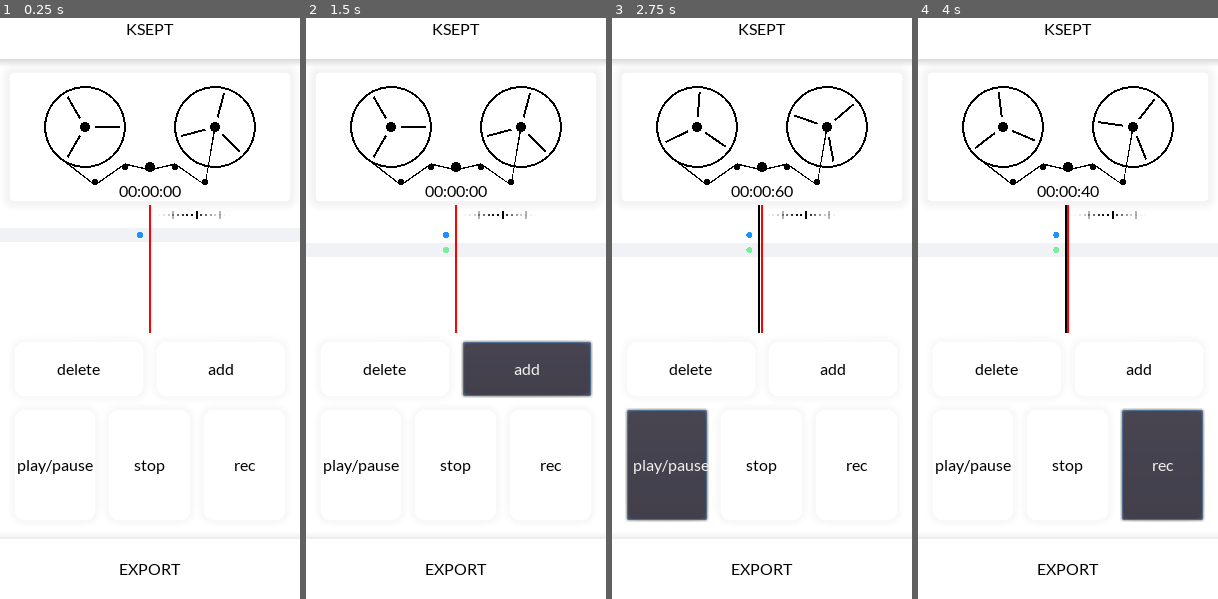
Above: before the commit, frames 1-4 (left to right).
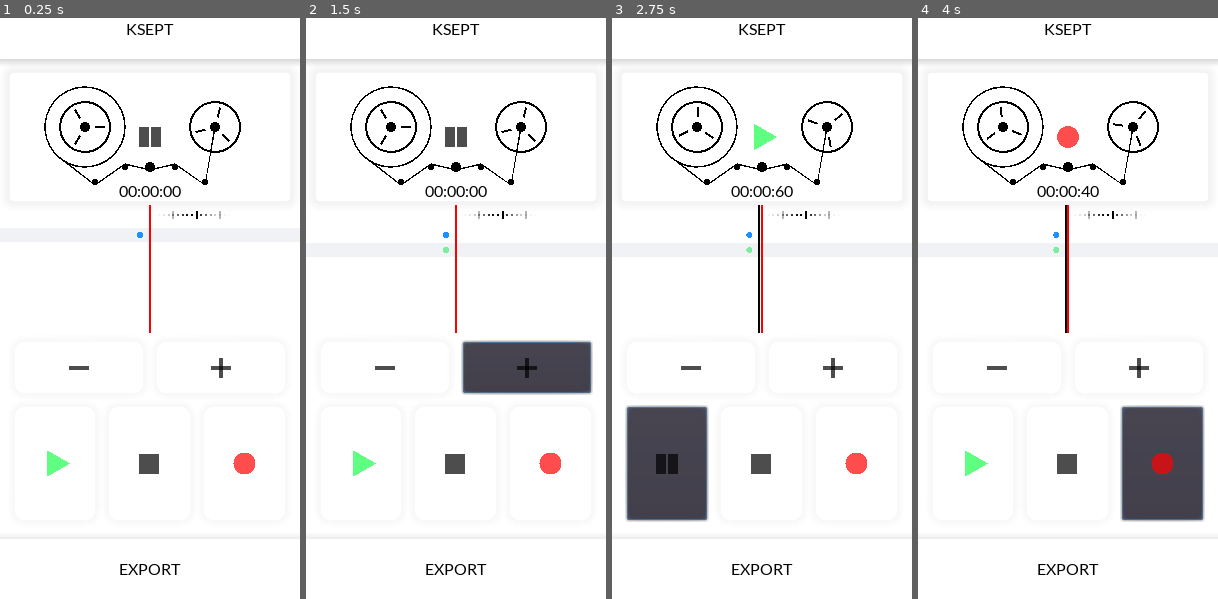
Above: after the commit, the same moments.

Repository: kahagino/ksept_recorder
Game: Godot game, scene res://scenes/main.tscn
The game is run twice, just before and just after one commit, with the same random seed, the same clock (stepped at 60 frames per second) and the same inputs.
Inputs (mouse positions are in pixels of both pictures, inside the frame that each line leads up to):
- Up to frame 1 (0.25 s): no input
- Up to frame 2 (1.5 s): click (384, 366) at 0.52 s; click (528, 366) at 1.25 s, where only the run before the commit has a clickable "add"
- Up to frame 3 (2.75 s): click (666, 465) at 2 s, where only the run before the commit has a clickable "play/pause"
- Up to frame 4 (4 s): click (1068, 465) at 2.75 s, where only the run before the commit has a clickable "stop"; click (1161, 465) at 3.5 s, where only the run before the commit has a clickable "rec"

The runs differ from the first frame. In frame 1, 2.1% of the frame differs, in the area x 6-86%, y 11-79%; in frame 2, 2.6%, in the area x 6-96%, y 11-79%; in frame 3, 2.4%; in frame 4, 2.4%.

Commit message:
🎨 added state ui drawn icon

Diff:
--- a/scenes/main.tscn
+++ b/scenes/main.tscn
@@ -113,12 +113,6 @@
 size_flags_vertical = 8
 text = "00:00:00"
 
-[node name="AnimationTimer" type="Timer" parent="VBoxContainer/Editor/VBoxContainer/TracksEditor/VBoxContainer/K7Panel"]
-wait_time = 0.4
-
-[node name="Line2D" type="Line2D" parent="VBoxContainer/Editor/VBoxContainer/TracksEditor/VBoxContainer/K7Panel"]
-points = PoolVector2Array( 0, 0 )
-
 [node name="TracksUI" type="MarginContainer" parent="VBoxContainer/Editor/VBoxContainer/TracksEditor/VBoxContainer"]
 margin_top = 132.0
 margin_right = 280.0
@@ -126,12 +120,6 @@
 size_flags_horizontal = 3
 size_flags_vertical = 3
 script = ExtResource( 5 )
-
-[node name="HSeparator" type="HSeparator" parent="VBoxContainer/Editor/VBoxContainer/TracksEditor/VBoxContainer"]
-visible = false
-margin_top = 256.0
-margin_right = 280.0
-margin_bottom = 260.0
 
 [node name="EditorMenu" type="MarginContainer" parent="VBoxContainer/Editor/VBoxContainer"]
 margin_top = 264.0
@@ -143,46 +131,46 @@
 margin_right = 280.0
 margin_bottom = 188.0
 
-[node name="HBoxContainer" type="HBoxContainer" parent="VBoxContainer/Editor/VBoxContainer/EditorMenu/VBoxContainer"]
+[node name="TrackButtons" type="HBoxContainer" parent="VBoxContainer/Editor/VBoxContainer/EditorMenu/VBoxContainer"]
 margin_right = 280.0
-margin_bottom = 64.0
+margin_bottom = 61.0
 size_flags_vertical = 3
 
-[node name="DeleteButton" parent="VBoxContainer/Editor/VBoxContainer/EditorMenu/VBoxContainer/HBoxContainer" instance=ExtResource( 3 )]
-margin_bottom = 64.0
-button_text = "delete"
+[node name="DeleteButton" parent="VBoxContainer/Editor/VBoxContainer/EditorMenu/VBoxContainer/TrackButtons" instance=ExtResource( 3 )]
+margin_bottom = 61.0
+button_text = "-"
 button_type = 4
 
-[node name="AddButton" parent="VBoxContainer/Editor/VBoxContainer/EditorMenu/VBoxContainer/HBoxContainer" instance=ExtResource( 3 )]
+[node name="AddButton" parent="VBoxContainer/Editor/VBoxContainer/EditorMenu/VBoxContainer/TrackButtons" instance=ExtResource( 3 )]
 margin_left = 142.0
 margin_right = 280.0
-margin_bottom = 64.0
-button_text = "add"
+margin_bottom = 61.0
+button_text = "+"
 button_type = 3
 
-[node name="HBoxContainer2" type="HBoxContainer" parent="VBoxContainer/Editor/VBoxContainer/EditorMenu/VBoxContainer"]
-margin_top = 68.0
+[node name="ActionButtons" type="HBoxContainer" parent="VBoxContainer/Editor/VBoxContainer/EditorMenu/VBoxContainer"]
+margin_top = 65.0
 margin_right = 280.0
 margin_bottom = 188.0
-rect_min_size = Vector2( 0, 120 )
 size_flags_vertical = 3
+size_flags_stretch_ratio = 2.0
 
-[node name="PlayPauseButton" parent="VBoxContainer/Editor/VBoxContainer/EditorMenu/VBoxContainer/HBoxContainer2" instance=ExtResource( 3 )]
+[node name="PlayPauseButton" parent="VBoxContainer/Editor/VBoxContainer/EditorMenu/VBoxContainer/ActionButtons" instance=ExtResource( 3 )]
 margin_right = 90.0
-margin_bottom = 120.0
+margin_bottom = 123.0
 button_text = "play/pause"
 
-[node name="StopButton" parent="VBoxContainer/Editor/VBoxContainer/EditorMenu/VBoxContainer/HBoxContainer2" instance=ExtResource( 3 )]
+[node name="StopButton" parent="VBoxContainer/Editor/VBoxContainer/EditorMenu/VBoxContainer/ActionButtons" instance=ExtResource( 3 )]
 margin_left = 94.0
 margin_right = 185.0
-margin_bottom = 120.0
+margin_bottom = 123.0
 button_text = "stop"
 button_type = 1
 
-[node name="RecordButton" parent="VBoxContainer/Editor/VBoxContainer/EditorMenu/VBoxContainer/HBoxContainer2" instance=ExtResource( 3 )]
+[node name="RecordButton" parent="VBoxContainer/Editor/VBoxContainer/EditorMenu/VBoxContainer/ActionButtons" instance=ExtResource( 3 )]
 margin_left = 189.0
 margin_right = 280.0
-margin_bottom = 120.0
+margin_bottom = 123.0
 button_text = "rec"
 button_type = 2
 
@@ -193,7 +181,7 @@
 rect_min_size = Vector2( 0, 60 )
 custom_styles/normal = SubResource( 2 )
 text = "EXPORT"
-[connection signal="timeout" from="VBoxContainer/Editor/VBoxContainer/TracksEditor/VBoxContainer/K7Panel/AnimationTimer" to="VBoxContainer/Editor/VBoxContainer/TracksEditor/VBoxContainer/K7Panel" method="_on_AnimationTimer_timeout"]
+[connection signal="resized" from="VBoxContainer/Editor/VBoxContainer/TracksEditor/VBoxContainer/K7Panel" to="VBoxContainer/Editor/VBoxContainer/TracksEditor/VBoxContainer/K7Panel" method="_on_K7Panel_resized"]
 [connection signal="gui_input" from="VBoxContainer/Editor/VBoxContainer/TracksEditor/VBoxContainer/TracksUI" to="VBoxContainer/Editor/VBoxContainer/TracksEditor/VBoxContainer/TracksUI" method="_on_TracksUI_gui_input"]
 [connection signal="resized" from="VBoxContainer/Editor/VBoxContainer/TracksEditor/VBoxContainer/TracksUI" to="VBoxContainer/Editor/VBoxContainer/TracksEditor/VBoxContainer/TracksUI" method="_on_TracksUI_resized"]
 [connection signal="pressed" from="VBoxContainer/ExportButton" to="AudioManager" method="_on_ExportButton_pressed"]
--- a/src/audio_manager.gd
+++ b/src/audio_manager.gd
@@ -2,6 +2,10 @@
 
 signal tracks_updated
 signal cursor_updated
+
+signal record_started
+signal audio_play
+signal audio_pause
 
 const deadzone_x = 1.0
 const deadzone_y = 120.0
@@ -78,15 +82,18 @@
 		$TrackManager.set_current_t_stamp(cursor)
 		effect.set_recording_active(true)
 		play_cursor()
+		emit_signal("record_started")
 		print("recording...")
 
 func play_pause()->void:
 	if !effect.is_recording_active():
 		if !is_playing():
 			play_cursor()
+			emit_signal("audio_play")
 		else:
 			$TrackManager.stop()
 			stop_cursor()
+			emit_signal("audio_pause")
 
 func stop()->void:
 	if effect.is_recording_active():
@@ -98,6 +105,7 @@
 	else:
 		reset_cursor()
 
+	emit_signal("audio_pause")
 	$TrackManager.stop()
 
 func is_playing()->bool:
--- a/ui_components/K7Panel.gd
+++ b/ui_components/K7Panel.gd
@@ -10,13 +10,46 @@
 
 var MAX_CURSOR:float = 10.0 # max k7 ui time in seconds
 
+enum UI_AUDIO_STATES {RECORD, PLAY, PAUSE}
+var ui_audio_state = UI_AUDIO_STATES.PAUSE
+
 func _ready():
 	Global.audio_manager.connect("cursor_updated", self, "_on_cursor_updated")
+	Global.audio_manager.connect("record_started", self, "_on_record_started")
+	Global.audio_manager.connect("audio_play", self, "_on_audio_play")
+	Global.audio_manager.connect("audio_pause", self, "_on_audio_pause")
 
 func _draw():
 	var left_tube_pos = center + Vector2(-65, -10)
 	var right_tube_pos = center + Vector2(+65, -10)
 	var lecture_head_pos = center + Vector2(0, 30)
+
+	_draw_tube(left_tube_pos, cursor_angle, tube_type.IN)
+	_draw_tube(right_tube_pos, cursor_angle + PI/4, tube_type.OUT)
+	_draw_lecture_head(lecture_head_pos)
+
+	_draw_tape(center, lecture_head_pos, left_tube_pos, right_tube_pos, tube_size)
+
+	_draw_state_shape(ui_audio_state, center)
+
+func _draw_tube(pos:Vector2, angle:float, tube_type_arg)->void:
+	draw_circle(pos, 5.0, Color.black)
+	draw_arc(pos, 25.0, 0, 2*PI, 32, Color.black, 2.0)
+	if tube_type_arg == tube_type.IN:
+		draw_arc(pos, get_tape_pos(), 0, 2*PI, 32, Color.black, 1.5)
+	else:
+		draw_arc(pos, tube_size - get_tape_pos(), 0, 2*PI, 32, Color.black, 1.5)
+
+	var da = 2*PI / 3
+	for i in range(3):
+		var start_point = Vector2(10, 0).rotated(angle + i * da)
+		var end_point = Vector2(20, 0).rotated(angle + i * da)
+		draw_line(pos + start_point, pos + end_point, Color.black, 2.0)
+
+func _draw_lecture_head(pos:Vector2)->void:
+	draw_circle(pos, 5.0, Color.black)
+
+func _draw_tape(center:Vector2, lecture_head_pos:Vector2, left_tube_pos:Vector2, right_tube_pos:Vector2, tube_size:float)->void:
 
 	var left_full_puller = center + Vector2(-55, 45)
 	var left_puller = center + Vector2(-25, 30)
@@ -28,9 +61,6 @@
 	draw_circle(right_puller, 3.0, Color.black)
 	draw_circle(right_full_puller, 3.0, Color.black)
 
-	_draw_tube(left_tube_pos, cursor_angle, tube_type.IN)
-	_draw_tube(right_tube_pos, cursor_angle + PI/4, tube_type.OUT)
-	_draw_lecture_head(lecture_head_pos)
 	tape_points = [
 		left_tube_pos + Vector2(-get_tape_pos(), 0).rotated(-0.02 * get_tape_pos()),
 		left_full_puller + Vector2(0, 3),
@@ -40,27 +70,33 @@
 		right_full_puller  + Vector2(0, 3),
 		right_tube_pos + Vector2(tube_size - get_tape_pos(), 0).rotated(0.02 * (tube_size - get_tape_pos()))
 	]
-	_draw_tape(tape_points)
 
-func _draw_tube(pos:Vector2, angle:float, tube_type_arg)->void:
-	draw_circle(pos, 5.0, Color.black)
-	draw_arc(pos, 40.0, 0, 2*PI, 32, Color.black, 2.0)
-	if tube_type_arg == tube_type.IN:
-		draw_arc(pos, get_tape_pos(), 0, 2*PI, 32, Color.black, 1.5)
-	else:
-		draw_arc(pos, tube_size - get_tape_pos(), 0, 2*PI, 32, Color.black, 1.5)
+	draw_polyline(tape_points, Color.black, 1.5)
 
-	var da = 2*PI / 3
-	for i in range(3):
-		var start_point = Vector2(10, 0).rotated(angle + i * da)
-		var end_point = Vector2(35, 0).rotated(angle + i * da)
-		draw_line(pos + start_point, pos + end_point, Color.black, 2.0)
 
-func _draw_lecture_head(pos:Vector2)->void:
-	draw_circle(pos, 5.0, Color.black)
+func _draw_state_shape(state, pos:Vector2)->void:
+	match state:
+		UI_AUDIO_STATES.RECORD:
+			_draw_record(pos)
+		UI_AUDIO_STATES.PLAY:
+			_draw_play(pos)
+		UI_AUDIO_STATES.PAUSE:
+			_draw_pause(pos)
 
-func _draw_tape(points:PoolVector2Array)->void:
-	draw_polyline(points, Color.black, 1.5)
+func _draw_pause(pos_center:Vector2)->void:
+	draw_line(pos_center + Vector2(-6, -10), pos_center + Vector2(-6, 10), Color(0, 0, 0, 0.7), 10.0)
+	draw_line(pos_center + Vector2(6, -10), pos_center + Vector2(6, 10), Color(0, 0, 0, 0.7), 10.0)
+
+func _draw_record(pos_center:Vector2)->FuncRef:
+	return draw_circle(pos_center, 11, Color(1, 0, 0, 0.7))
+
+func _draw_play(pos_center:Vector2)->FuncRef:
+	return draw_polygon([
+		pos_center + Vector2(15, 0),
+		pos_center + Vector2(15, 0).rotated(2*PI/3),
+		pos_center + Vector2(15, 0).rotated(4*PI/3)
+		], PoolColorArray([Color(0.1, 1, 0.3, 0.7)]), PoolVector2Array()
+	)
 
 func get_tape_pos()->float:
 	return Global.map(
@@ -75,6 +111,15 @@
 	cursor_angle = Global.get_cursor_pos()
 	update()
 
+func _on_record_started():
+	ui_audio_state = UI_AUDIO_STATES.RECORD
+
+func _on_audio_play():
+	ui_audio_state = UI_AUDIO_STATES.PLAY
+
+func _on_audio_pause():
+	ui_audio_state = UI_AUDIO_STATES.PAUSE
+
 func _get_chrono_text()->String:
 	var cursor_pos:float = Global.get_cursor_pos()
 	var mins:int = int(cursor_pos / 60.0)
@@ -86,8 +131,5 @@
 	return mins_str + ":" + secs_str + ":" + millis_str
 
 
-
-func _on_AnimationTimer_timeout():
-	pass
-	#angle +=1
-	#update()
+func _on_K7Panel_resized():
+	center = rect_size / 2
--- a/ui_components/editor_button.gd
+++ b/ui_components/editor_button.gd
@@ -5,10 +5,54 @@
 export(String) var button_text:String = ""
 export(BTYPE) var button_type # defined by user in the editor
 
+var center
 
 func _ready()->void:
-	get_node("Button").text = button_text
+	#get_node("Button").text = button_text
+	center = rect_size/2
+	Global.audio_manager.connect("audio_play", self, "update")
+	Global.audio_manager.connect("audio_pause", self, "update")
 
+func _draw():
+	match button_type:
+		BTYPE.PLAY_PAUSE:
+			_draw_play(center, Global.audio_manager.is_playing())
+		BTYPE.STOP:
+			_draw_stop(center)
+		BTYPE.RECORD:
+			_draw_record(center)
+		BTYPE.ADD:
+			_draw_add(center)
+		BTYPE.DELETE:
+			_draw_remove(center)
+
+func _draw_stop(pos_center:Vector2)->FuncRef:
+	var pos = pos_center + Vector2(-10, -10)
+	var end = Vector2(20, 20)
+	return draw_rect(Rect2(pos, end), Color(0, 0, 0, 0.7), true)
+
+func _draw_record(pos_center:Vector2)->FuncRef:
+	return draw_circle(pos_center, 11, Color(1, 0, 0, 0.7))
+
+func _draw_play(pos_center:Vector2, is_playing:bool)->void:
+	if is_playing:
+		draw_line(pos_center + Vector2(-6, -10), pos_center + Vector2(-6, 10), Color(0, 0, 0, 0.7), 10.0)
+		draw_line(pos_center + Vector2(6, -10), pos_center + Vector2(6, 10), Color(0, 0, 0, 0.7), 10.0)
+	else:
+		draw_polygon([
+			pos_center + Vector2(15, 0),
+			pos_center + Vector2(15, 0).rotated(2*PI/3),
+			pos_center + Vector2(15, 0).rotated(4*PI/3)
+			], PoolColorArray([Color(0.1, 1, 0.3, 0.7)]), PoolVector2Array()
+		)
+
+
+func _draw_add(pos_center:Vector2)->void:
+	draw_line(pos_center + Vector2(10, 0), pos_center + Vector2(-10, 0), Color(0, 0, 0, 0.7), 4.0)
+	draw_line(pos_center + Vector2(0, 10), pos_center + Vector2(0, -10), Color(0, 0, 0, 0.7), 4.0)
+
+func _draw_remove(pos_center:Vector2)->void:
+	draw_line(pos_center + Vector2(10, 0), pos_center + Vector2(-10, 0), Color(0, 0, 0, 0.7), 4.0)
 
 func _on_Button_pressed()->void:
 	match button_type:
--- a/ui_components/editor_button.tscn
+++ b/ui_components/editor_button.tscn
@@ -16,6 +16,7 @@
 }
 
 [node name="Button" type="Button" parent="."]
+show_behind_parent = true
 margin_left = 5.0
 margin_top = 5.0
 margin_right = 133.0
Not shown: 2 places in scenes/main.tscn that only renumber resources
